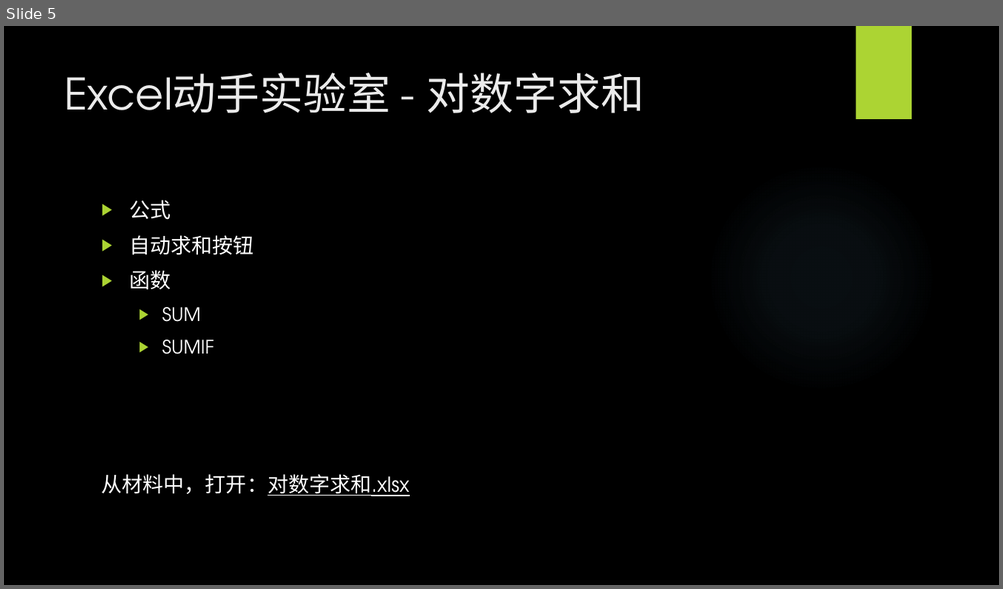
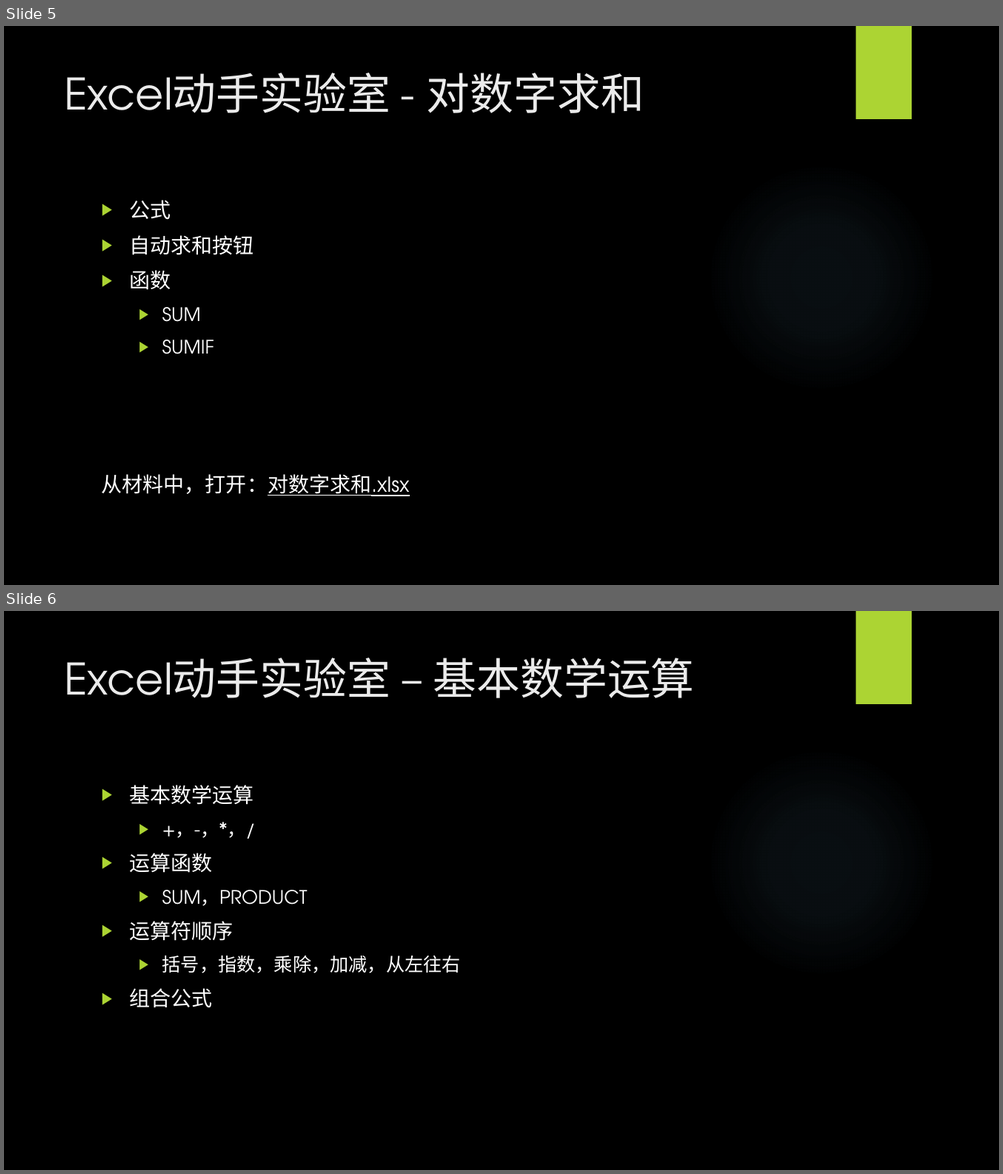
Before and after one commit to BigEgg/OfficeTraining, a slide deck: Excel动手实验室.pptx. Shown one above the other, each under a label of ours: slide 5 before the commit, slides 5 and 6 after it. The pictures are 1003x589 and 1003x1174 pixels, drawn with LibreOffice and Linux fonts; fonts in the diff are those of the drawing; background and template pictures are left out. Boxes give left, top, right and bottom in pixels: in the first picture for what was removed or moved away, otherwise in the second. Text is boxed around its words. In the diff, an @@ line names an element or a change of style, - is before the commit and + after.

```diff
--- a/Excel动手实验室.pptx
+++ b/Excel动手实验室.pptx
@@ slide 6 added at bbox=[4, 611, 999, 1170], background picture (left out); not listed: 2 template elements that a slide beside it also shows @@
@@ title added at bbox=[64, 658, 694, 698], 42 pt, text #EBEBEB @@
+Excel动手实验室 – 基本数学运算
@@ text added at bbox=[130, 785, 461, 1008], 18 pt, text #FFFFFF @@
+▶ 基本数学运算
+  ▶ +，-，*，/
+▶ 运算函数
+  ▶ SUM，PRODUCT
+▶ 运算符顺序
+  ▶ 括号，指数，乘除，加减，从左往右
+▶ 组合公式
```
Also in this commit, not shown: 1 slide changed, 1 slide removed, 1 other file.
